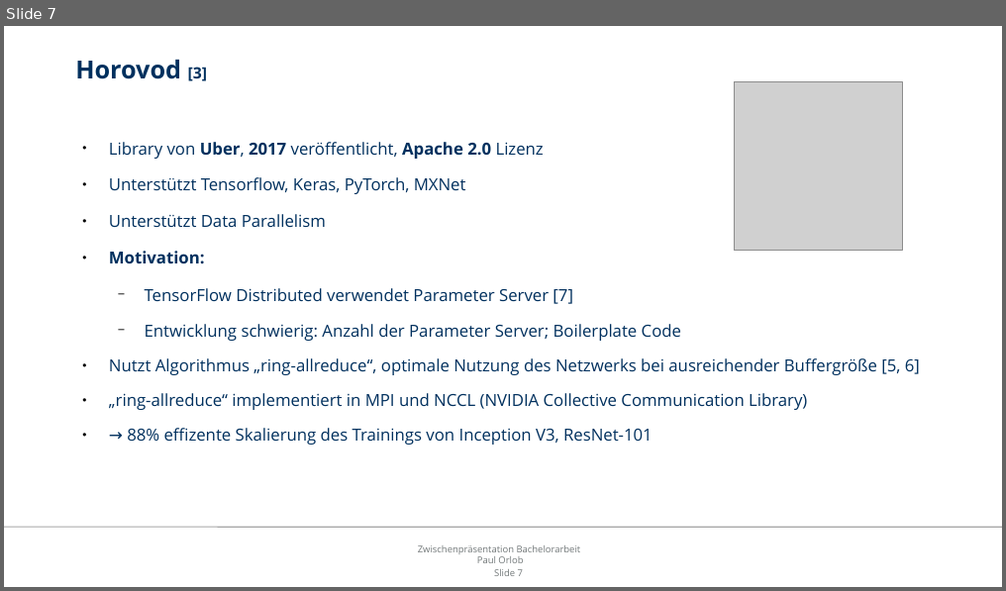
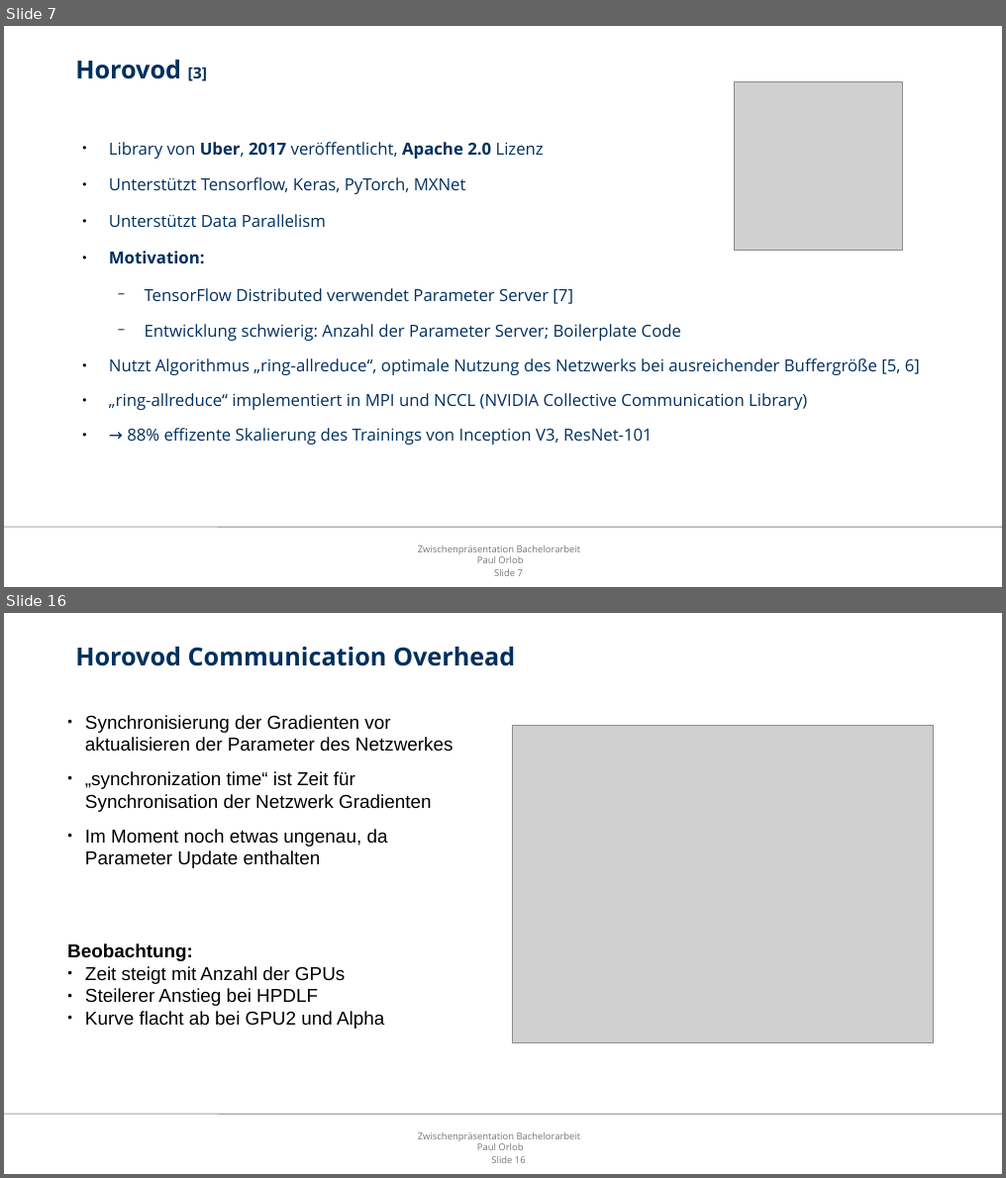
Before and after one commit to orlopau/bachelor-thesis-code, a slide deck: thesis/presentation.odp. Shown one above the other, each under a label of ours: slide 7 before the commit, slides 7 and 16 after it; the slides between them are not shown. The pictures are 1006x591 and 1006x1178 pixels, drawn with LibreOffice and Linux fonts; fonts in the diff are those of the drawing; grey boxes stand for pictures; background and template pictures are left out. Boxes give left, top, right and bottom in pixels: in the first picture for what was removed or moved away, otherwise in the second. Text is boxed around its words. In the diff, an @@ line names an element or a change of style, - is before the commit and + after.

```diff
--- a/thesis/presentation.odp
+++ b/thesis/presentation.odp
@@ slide 16 added at box(4, 613, 1002, 1174), background #FFFFFF; not listed: 3 template elements that a slide beside it also shows @@
@@ title added at box(75, 647, 515, 666), 24 pt, text #00305E, bold @@
+Horovod Communication Overhead
@@ text added at box(85, 715, 453, 868), 18 pt, text #000000 @@
+● Synchronisierung der Gradienten vor aktualisieren der Parameter des Netzwerkes
+● „synchronization time“ ist Zeit für Synchronisation der Netzwerk Gradienten
+● Im Moment noch etwas ungenau, da Parameter Update enthalten
@@ picture added at box(512, 725, 933, 1044) @@
@@ text added at box(67, 944, 384, 1029), 18 pt, text #000000 @@
+Beobachtung:
+● Zeit steigt mit Anzahl der GPUs
+● Steilerer Anstieg bei HPDLF
+● Kurve flacht ab bei GPU2 und Alpha
```
Also in this commit, not shown: 4 slides changed, 20 other slides added, 1 slide removed, 11 other files.
